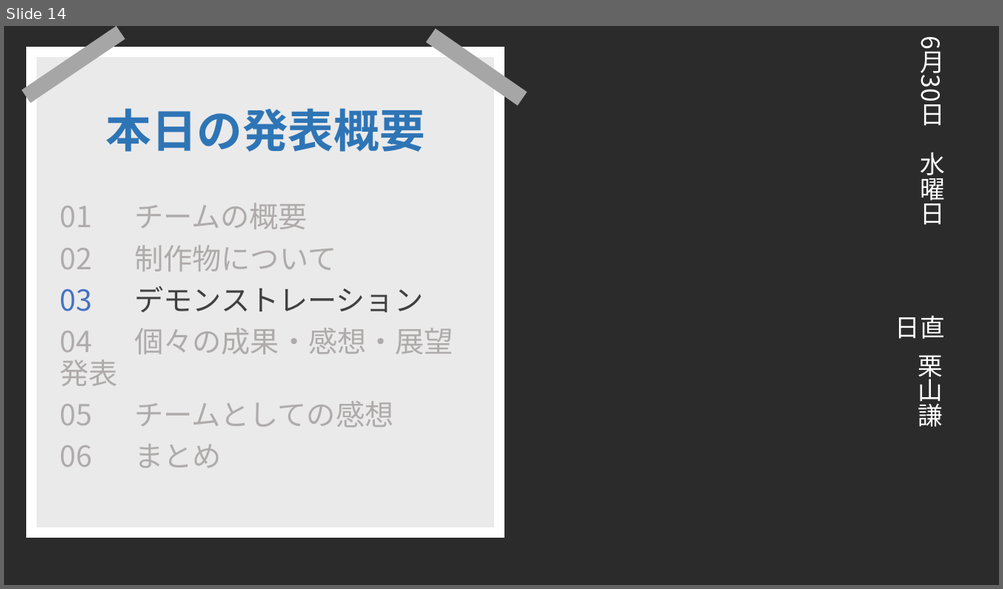
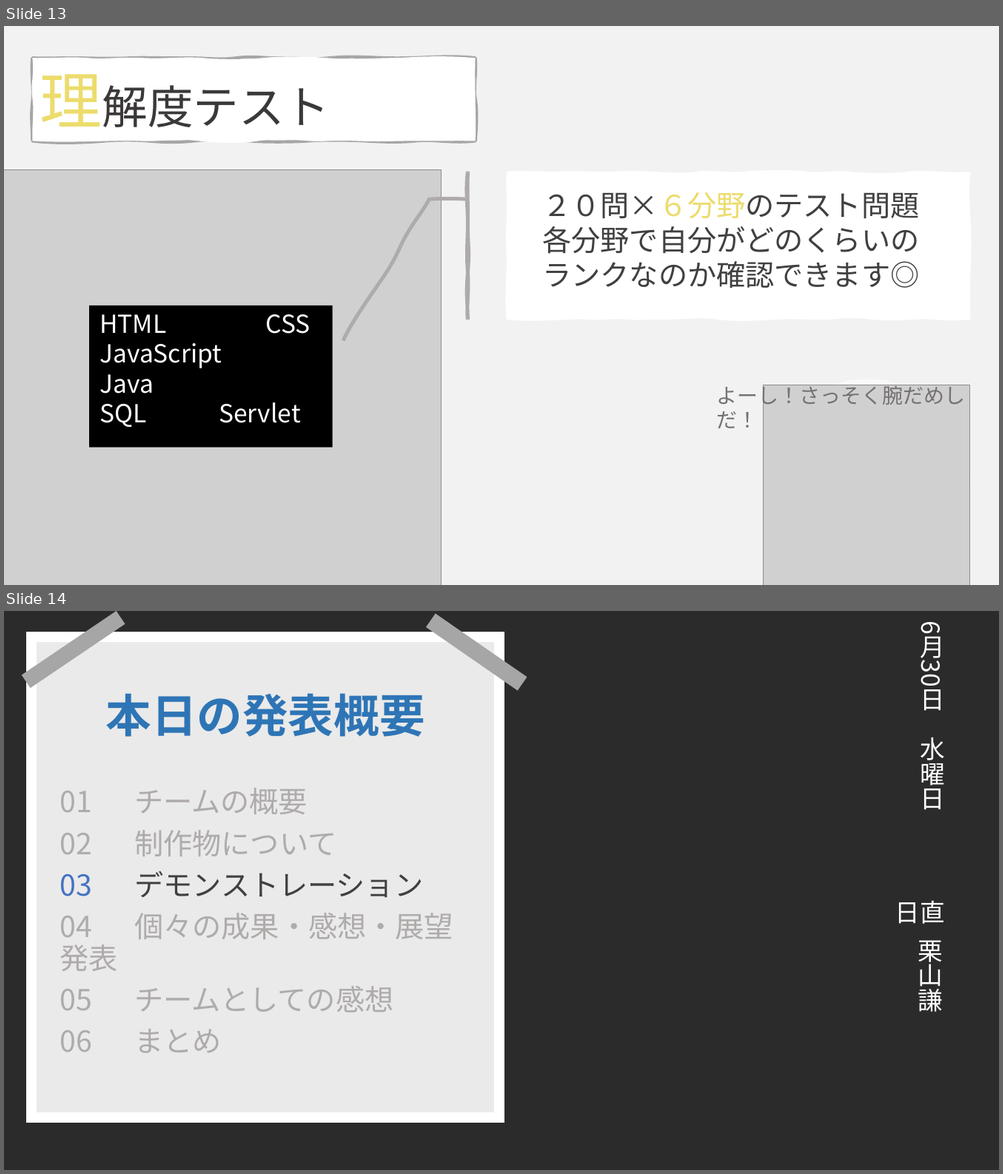
Before and after one commit to DOJO-2021/C-2, a slide deck: documents/SkyNHプレゼンテーションひな形4.pptx. Shown one above the other, each under a label of ours: slide 14 before the commit, slides 13 and 14 after it. The pictures are 1003x589 and 1003x1174 pixels, drawn with LibreOffice and Linux fonts; fonts in the diff are those of the drawing; grey boxes stand for pictures; background and template pictures are left out; a plain dark background stands for a picture behind light text. Boxes give left, top, right and bottom in pixels: in the first picture for what was removed or moved away, otherwise in the second. Text is boxed around its words. In the diff, an @@ line names an element or a change of style, - is before the commit and + after.

```diff
--- a/documents/SkyNHプレゼンテーションひな形4.pptx
+++ b/documents/SkyNHプレゼンテーションひな形4.pptx
@@ slide 13 added at (4, 26, 999, 585), background #F2F2F2 @@
@@ freeform shape added at (32, 58, 475, 141), fill #FFFFFF, outline #A6A6A6 3 pt, 44 pt, text #3B3838 @@
+理解度テスト
@@ picture added at (4, 170, 441, 585) @@
@@ freeform shape added at (506, 172, 970, 320), fill #FFFFFF, outline #AFABAB 3.5 pt @@
@@ text added at (543, 192, 919, 288), 28 pt, text #404040 @@
+２０問×６分野のテスト問題
+各分野で自分がどのくらいの
+ランクなのか確認できます◎
@@ rectangle added at (89, 306, 333, 448), fill #000000 @@
@@ text added at (99, 315, 310, 427), 24 pt, text #FFFFFF @@
+HTML CSS
+JavaScript Java
+SQL Servlet
@@ ellipse added at (763, 379, 970, 585), fill #FFFFFF at 57% opacity @@
@@ text added at (716, 383, 965, 429), 20 pt, text #767171 @@
+よーし！さっそく腕だめしだ！
@@ picture added at (763, 386, 970, 585) @@
```
Also in this commit, not shown: 10 slides changed, 4 other slides added, 3 slides removed.
